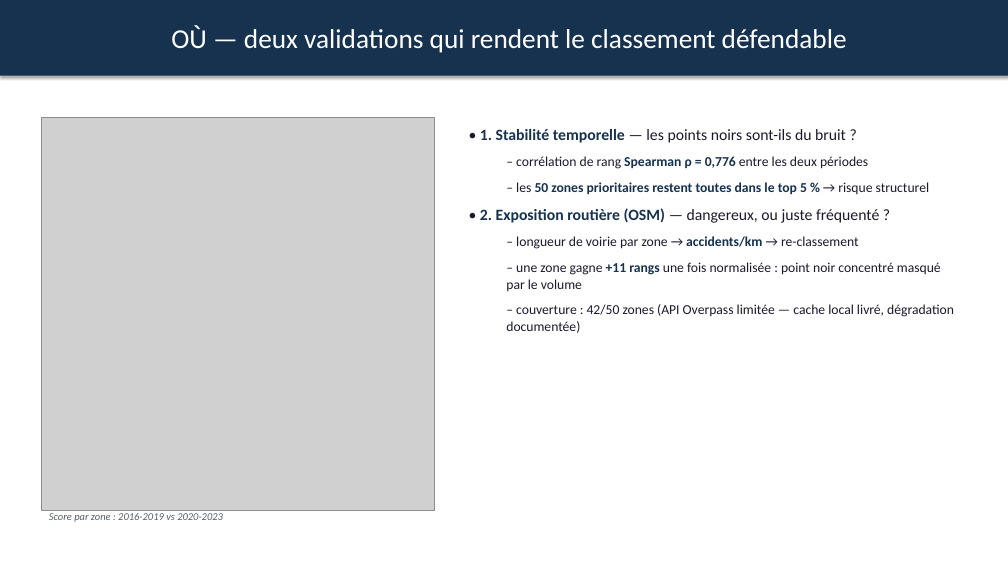
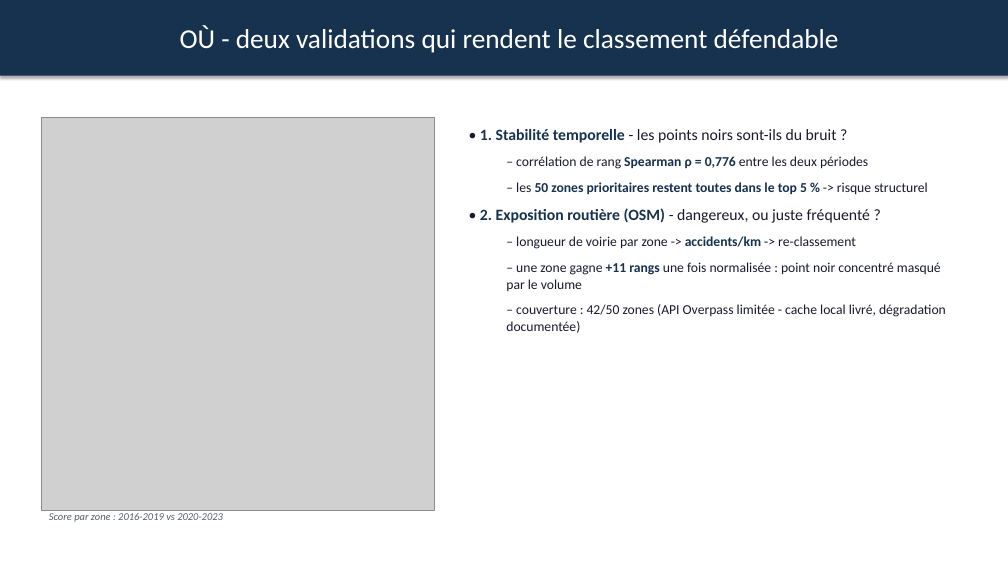
Before and after one commit to SabaMG/xploring, a slide deck: slide 7 of presentation/presentation_finale.pptx. Drawn at 1008x567 pixels with LibreOffice and Linux fonts; fonts in the diff are those of the drawing; grey boxes stand for pictures. Boxes give left, top, right and bottom in pixels: in the first picture for what was removed or moved away, otherwise in the second. Text is boxed around its words. In the diff, an @@ line names an element or a change of style, - is before the commit and + after.

Commit message:
Nettoyage typographique et allègement des commentaires
Uniformisation des tirets et flèches dans le code, les README et le rapport,
docstrings raccourcis, régénération du poster et des slides.

```diff
--- a/presentation/presentation_finale.pptx
+++ b/presentation/presentation_finale.pptx
@@ text in rectangle at bbox=[180, 26, 839, 53]: text changed @@
-OÙ — deux validations qui rendent le classement défendable
+OÙ - deux validations qui rendent le classement défendable
@@ text at bbox=[480, 129, 837, 143]: text changed @@
-• 1. Stabilité temporelle — les points noirs sont-ils du bruit ?
+• 1. Stabilité temporelle - les points noirs sont-ils du bruit ?
@@ text at bbox=[480, 182, 928, 249]: text changed @@
-  – les 50 zones prioritaires restent toutes dans le top 5 % → risque structurel
-• 2. Exposition routière (OSM) — dangereux, ou juste fréquenté ?
-  – longueur de voirie par zone → accidents/km → re-classement
+  – les 50 zones prioritaires restent toutes dans le top 5 % -> risque structurel
+• 2. Exposition routière (OSM) - dangereux, ou juste fréquenté ?
+  – longueur de voirie par zone -> accidents/km -> re-classement
@@ text at bbox=[506, 304, 946, 333]: text changed @@
-  – couverture : 42/50 zones (API Overpass limitée — cache local livré, dégradation documentée)
+  – couverture : 42/50 zones (API Overpass limitée - cache local livré, dégradation documentée)
```
Also in this commit, not shown: 18 other slides changed, 17 other files.
